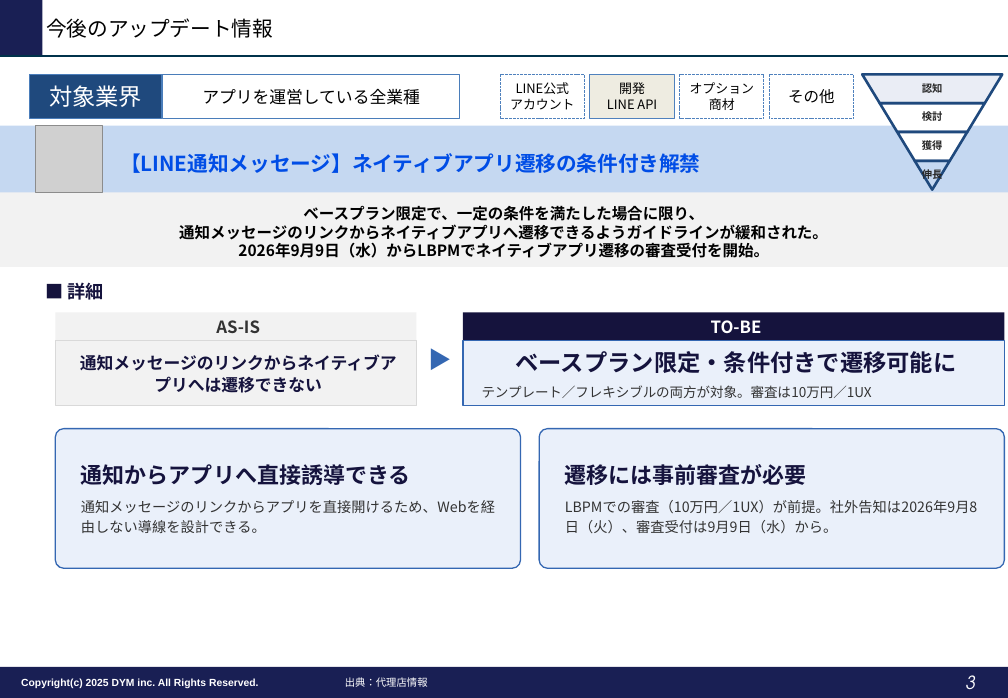
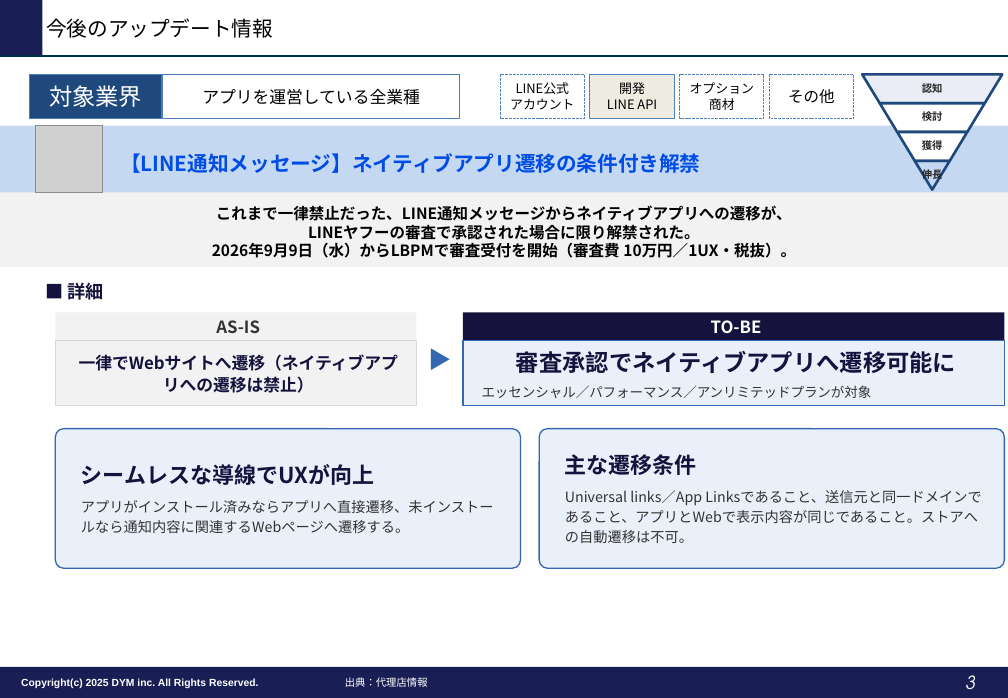
Before and after one commit to tonomura-r-dev/folder, a slide deck: slide 3 of LINEOA媒体最新情報_2026年10月トレンドレポート.pptx. Drawn at 1008x698 pixels with LibreOffice and Linux fonts; fonts in the diff are those of the drawing; grey boxes stand for pictures; background and template pictures are left out. Boxes give left, top, right and bottom in pixels: in the first picture for what was removed or moved away, otherwise in the second. Text is boxed around its words. In the diff, an @@ line names an element or a change of style, - is before the commit and + after.

```diff
--- a/LINEOA媒体最新情報_2026年10月トレンドレポート.pptx
+++ b/LINEOA媒体最新情報_2026年10月トレンドレポート.pptx
@@ text at bbox=[212, 205, 796, 258]: text changed @@
-ベースプラン限定で、一定の条件を満たした場合に限り、
-通知メッセージのリンクからネイティブアプリへ遷移できるようガイドラインが緩和された。
-2026年9月9日（水）からLBPMでネイティブアプリ遷移の審査受付を開始。
+これまで一律禁止だった、LINE通知メッセージからネイティブアプリへの遷移が、
+LINEヤフーの審査で承認された場合に限り解禁された。
+2026年9月9日（水）からLBPMで審査受付を開始（審査費 10万円／1UX・税抜）。
@@ text in rectangle at bbox=[79, 354, 398, 393]: text changed @@
-通知メッセージのリンクからネイティブアプリへは遷移できない
+一律でWebサイトへ遷移（ネイティブアプリへの遷移は禁止）
@@ text in rectangle at bbox=[482, 351, 956, 398]: text changed @@
-ベースプラン限定・条件付きで遷移可能に
-テンプレート／フレキシブルの両方が対象。審査は10万円／1UX
+審査承認でネイティブアプリへ遷移可能に
+エッセンシャル／パフォーマンス／アンリミテッドプランが対象
@@ text in rounded rectangle at bbox=[81, 464, 494, 533]: text changed @@
-通知からアプリへ直接誘導できる
-通知メッセージのリンクからアプリを直接開けるため、Webを経由しない導線を設計できる。
+シームレスな導線でUXが向上
+アプリがインストール済みならアプリへ直接遷移、未インストールなら通知内容に関連するWebページへ遷移する。
@@ text in rounded rectangle at bbox=[565, 454, 981, 543]: text changed @@
-遷移には事前審査が必要
-LBPMでの審査（10万円／1UX）が前提。社外告知は2026年9月8日（火）、審査受付は9月9日（水）から。
+主な遷移条件
+Universal links／App Linksであること、送信元と同一ドメインであること、アプリとWebで表示内容が同じであること。ストアへの自動遷移は不可。
```
Also in this commit, not shown: 7 other slides changed, 2 other files.
